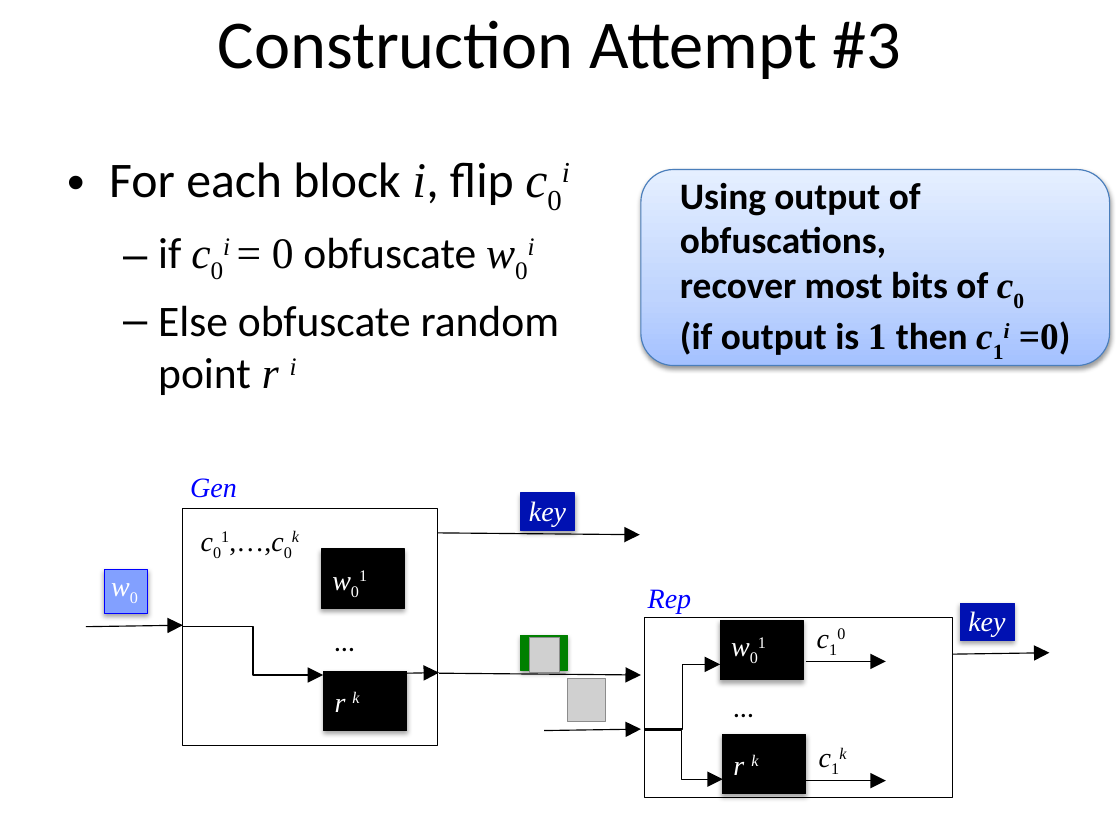
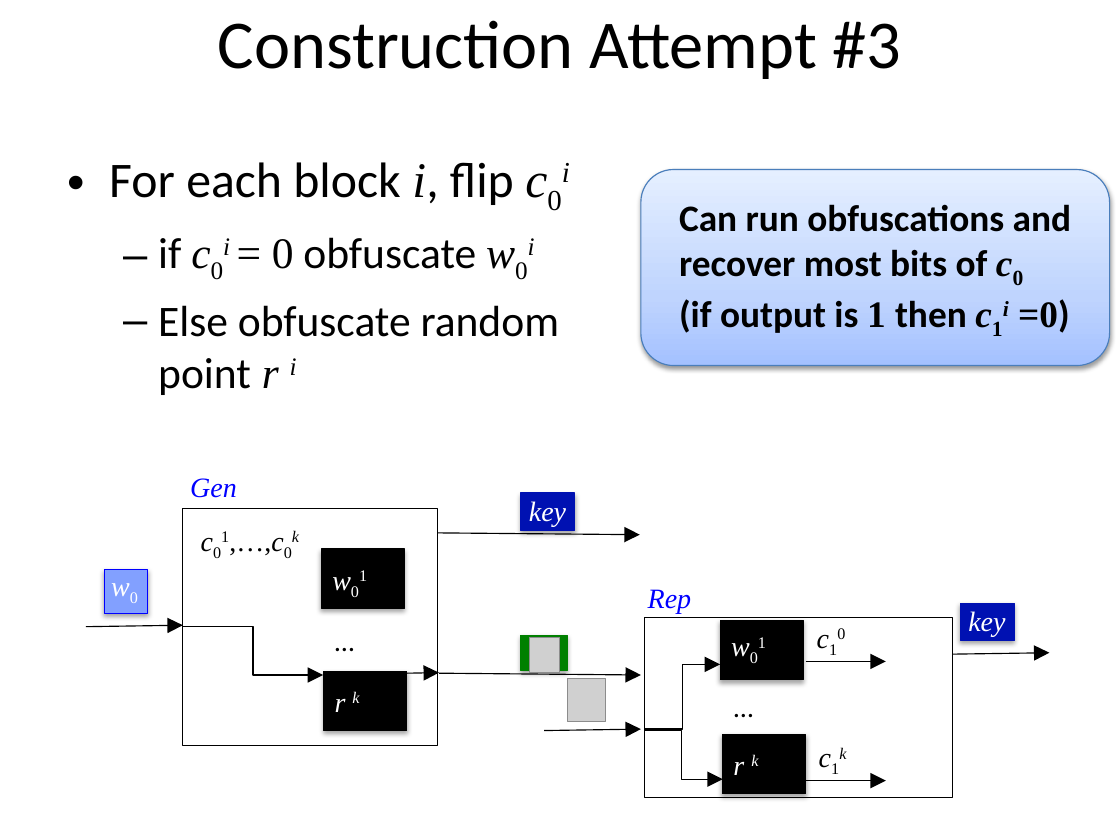
Before and after one commit to xianruimeng/comp-fuzzy-ext, a slide deck: slide 20 of constantRate/KeyDerivationWithNegativeUsable.pptx. Drawn at 1120x840 pixels with LibreOffice and Linux fonts; fonts in the diff are those of the drawing; grey boxes stand for pictures. Boxes give left, top, right and bottom in pixels: in the first picture for what was removed or moved away, otherwise in the second. Text is boxed around its words. In the diff, an @@ line names an element or a change of style, - is before the commit and + after.

Commit message:
added second construction to slides

```diff
--- a/constantRate/KeyDerivationWithNegativeUsable.pptx
+++ b/constantRate/KeyDerivationWithNegativeUsable.pptx
@@ text in rounded rectangle at [679,204,1071,277]: text changed @@
-Using output of obfuscations,
-recover most bits of c0
+Can run obfuscations and recover most bits of c0
```
Also in this commit, not shown: 14 other slides changed, 11 slides added.
